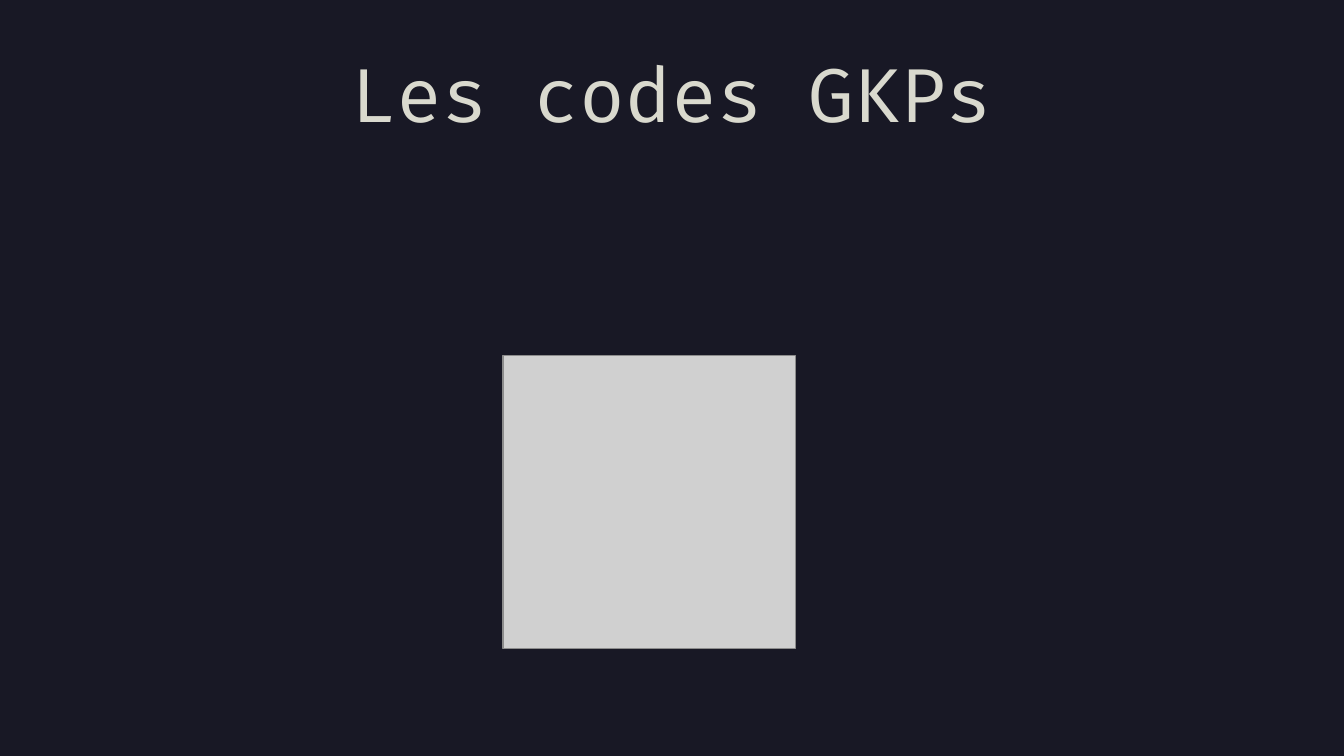
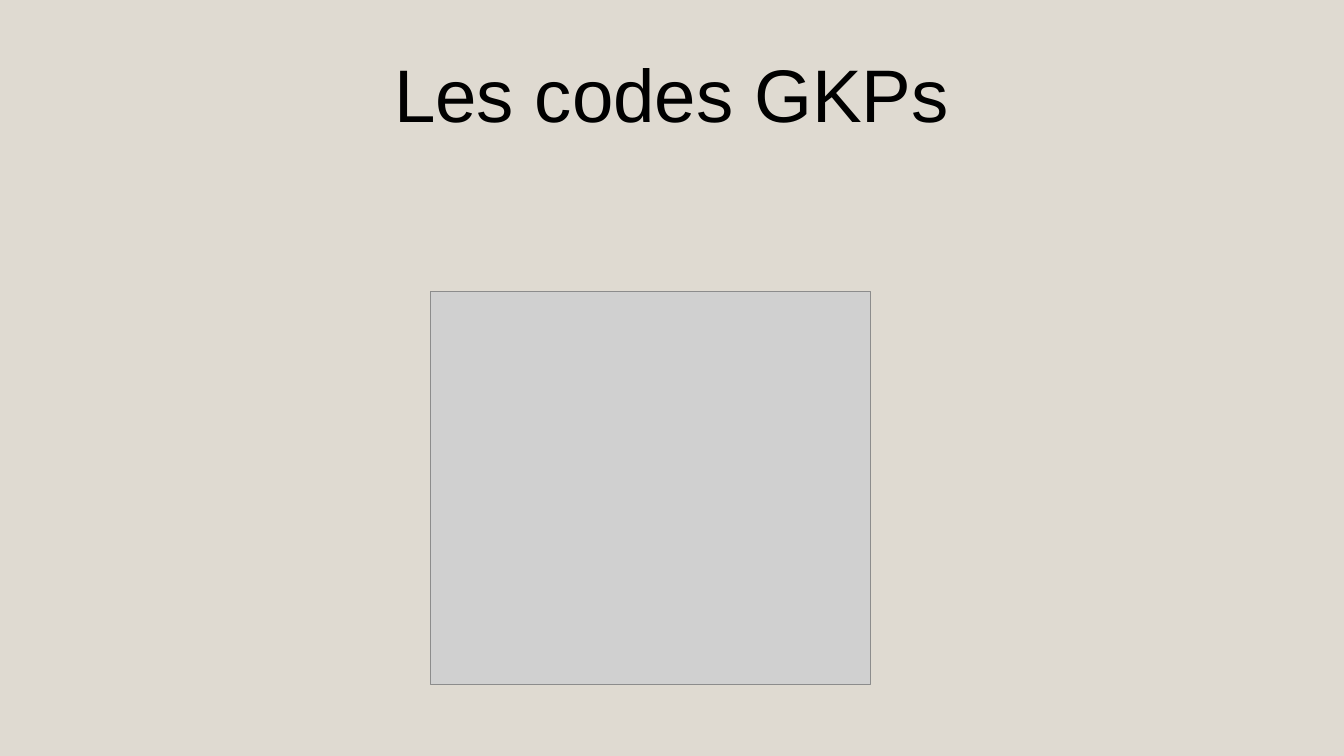
Before and after one commit to AmdaU/presentations, a slide deck: slide 9 of Seminaire/Seminaire.odp (slide 6 before the commit). Drawn at 1344x756 pixels with LibreOffice and Linux fonts; fonts in the diff are those of the drawing; grey boxes stand for pictures. Boxes give left, top, right and bottom in pixels: in the first picture for what was removed or moved away, otherwise in the second. Text is boxed around its words. In the diff, an @@ line names an element or a change of style, - is before the commit and + after.

```diff
--- a/Seminaire/Seminaire.odp
+++ b/Seminaire/Seminaire.odp
@@ background #181825 to #DFDAD1 @@
@@ title "Les codes GKPs" at <box>394,68,948,123</box>: font Fira Code to Arial, text colour #D9D9CE to #000000 @@
@@ picture: place and size @@
-picture at <box>504,356,796,649</box>
+picture at <box>431,291,871,684</box>
```
Also in this commit, not shown: 15 other slides changed, 13 slides added, 5 slides removed, 54 other files.
